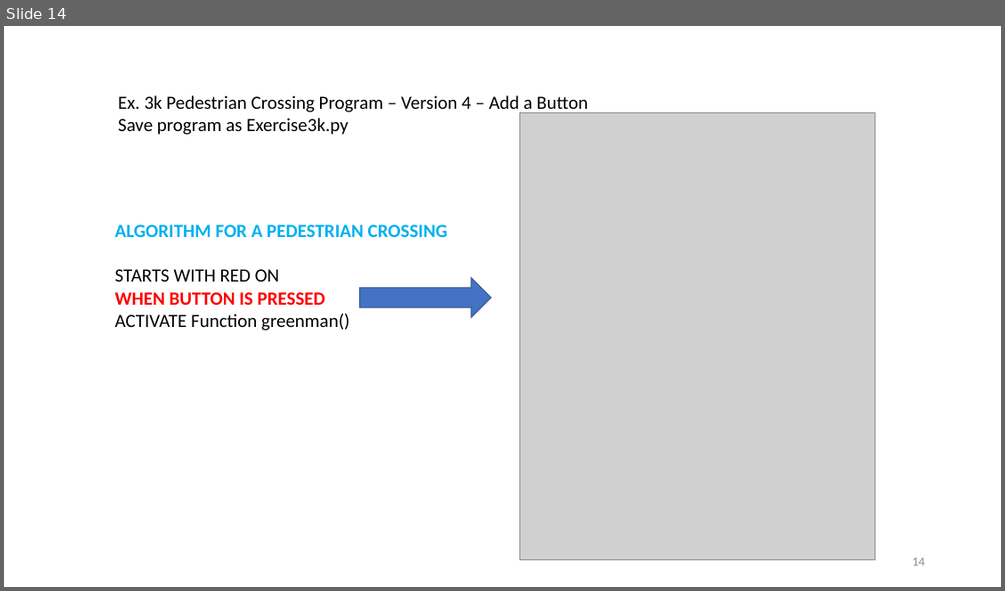
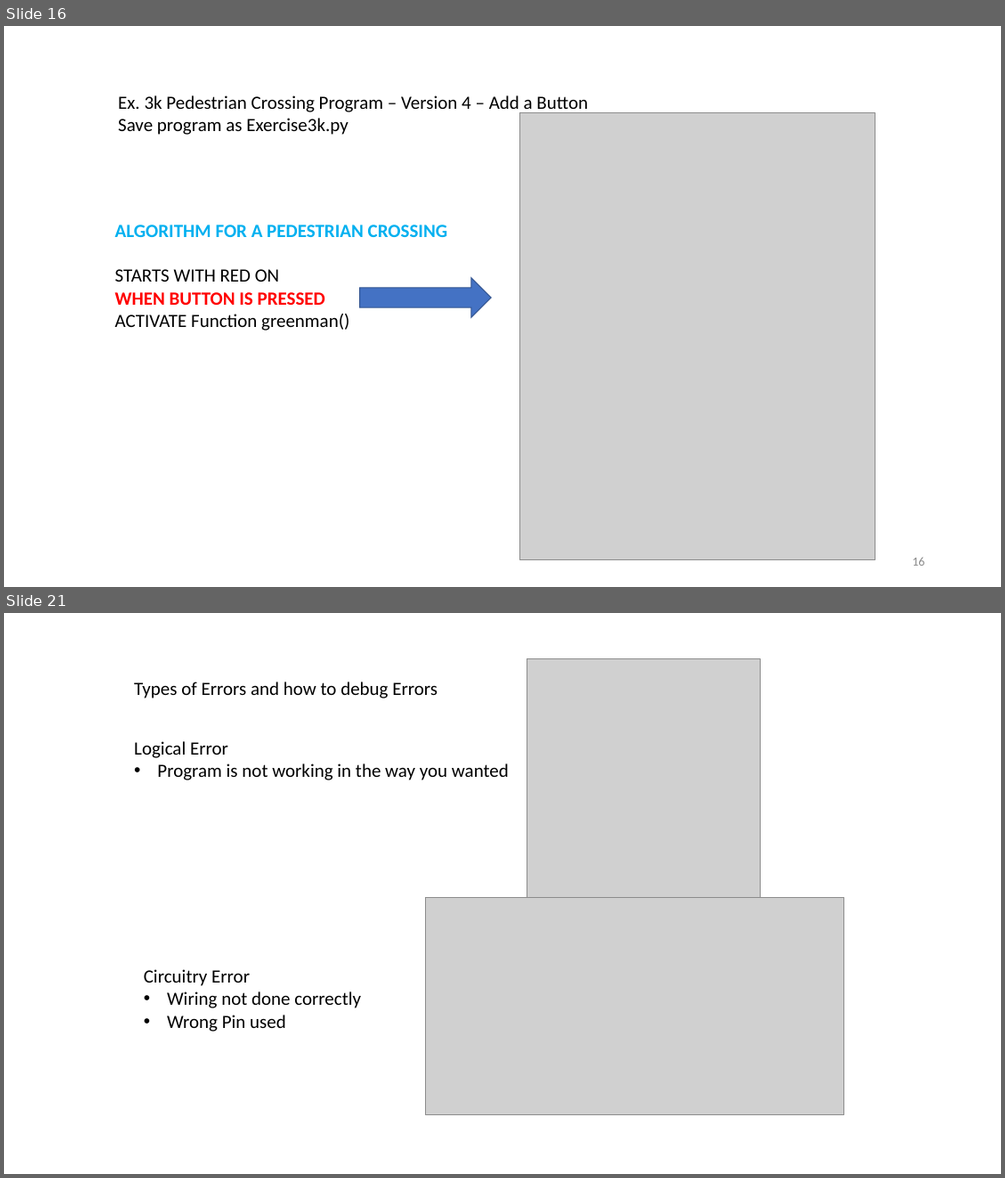
Before and after one commit to ssgoh/Intro_To_Raspberry_Pi, a slide deck: Week 2/021 - Lesson 2 - Pedestrian Crossing (WEEK 2).pptx. Shown one above the other, each under a label of ours: slide 14 before the commit, slides 16 and 21 after it; the slides between them are not shown. The pictures are 1005x591 and 1005x1178 pixels, drawn with LibreOffice and Linux fonts; fonts in the diff are those of the drawing; grey boxes stand for pictures. Boxes give left, top, right and bottom in pixels: in the first picture for what was removed or moved away, otherwise in the second. Text is boxed around its words. In the diff, an @@ line names an element or a change of style, - is before the commit and + after.

```diff
--- a/Week 2/021 - Lesson 2 - Pedestrian Crossing (WEEK 2).pptx
+++ b/Week 2/021 - Lesson 2 - Pedestrian Crossing (WEEK 2).pptx
@@ slide 21 added at [4,613,1001,1174], background #FFFFFF @@
@@ picture added at [527,658,760,904] @@
@@ text added at [134,682,437,698], 18 pt, text #000000 @@
+Types of Errors and how to debug Errors
@@ text added at [134,741,509,780], 18 pt, text #000000 @@
+Logical Error
+• Program is not working in the way you wanted
@@ picture added at [425,897,844,1114] @@
@@ text added at [144,969,361,1031], 18 pt, text #000000 @@
+Circuitry Error
+• Wiring not done correctly
+• Wrong Pin used
@@ what was slide 14 is now slide 16 @@
@@ page number at [912,557,924,565]: text changed @@
-14
+16
```
Also in this commit, not shown: 1 slide changed, 6 other slides added, 3 other files.
